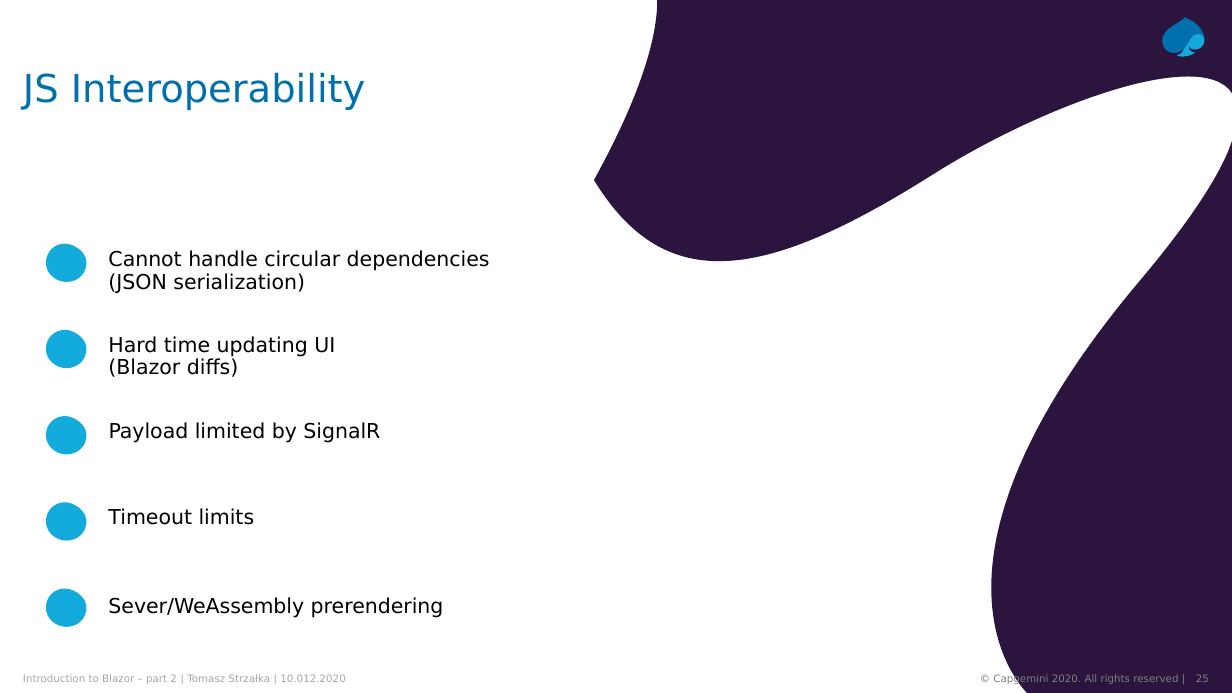
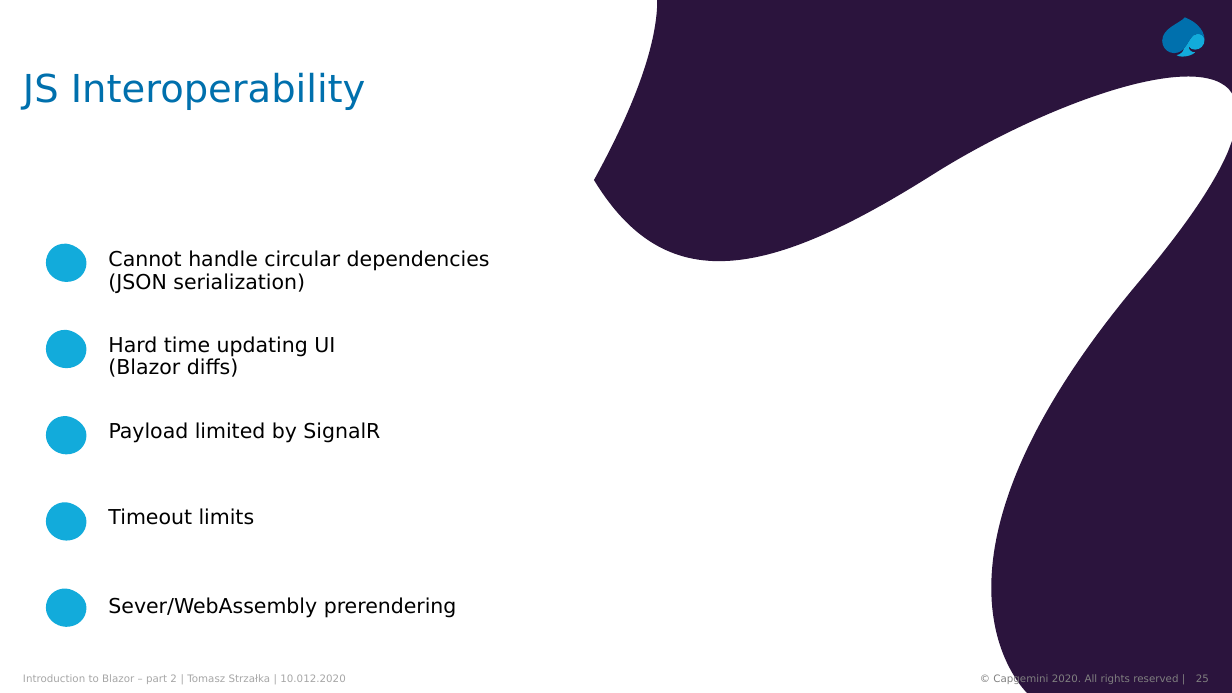
Before and after one commit to PWrGitHub194238/Capgemini.NET, a slide deck: slide 25 of Blazor/Presentation/Blazor.pptx. Drawn at 1232x693 pixels with LibreOffice and Linux fonts; fonts in the diff are those of the drawing; background and template pictures are left out. Boxes give left, top, right and bottom in pixels: in the first picture for what was removed or moved away, otherwise in the second. Text is boxed around its words. In the diff, an @@ line names an element or a change of style, - is before the commit and + after.

Commit message:
Fix the typo in the presentation

```diff
--- a/Blazor/Presentation/Blazor.pptx
+++ b/Blazor/Presentation/Blazor.pptx
@@ text at [108,597,457,618]: text changed @@
-Sever/WeAssembly prerendering
+Sever/WebAssembly prerendering
```
